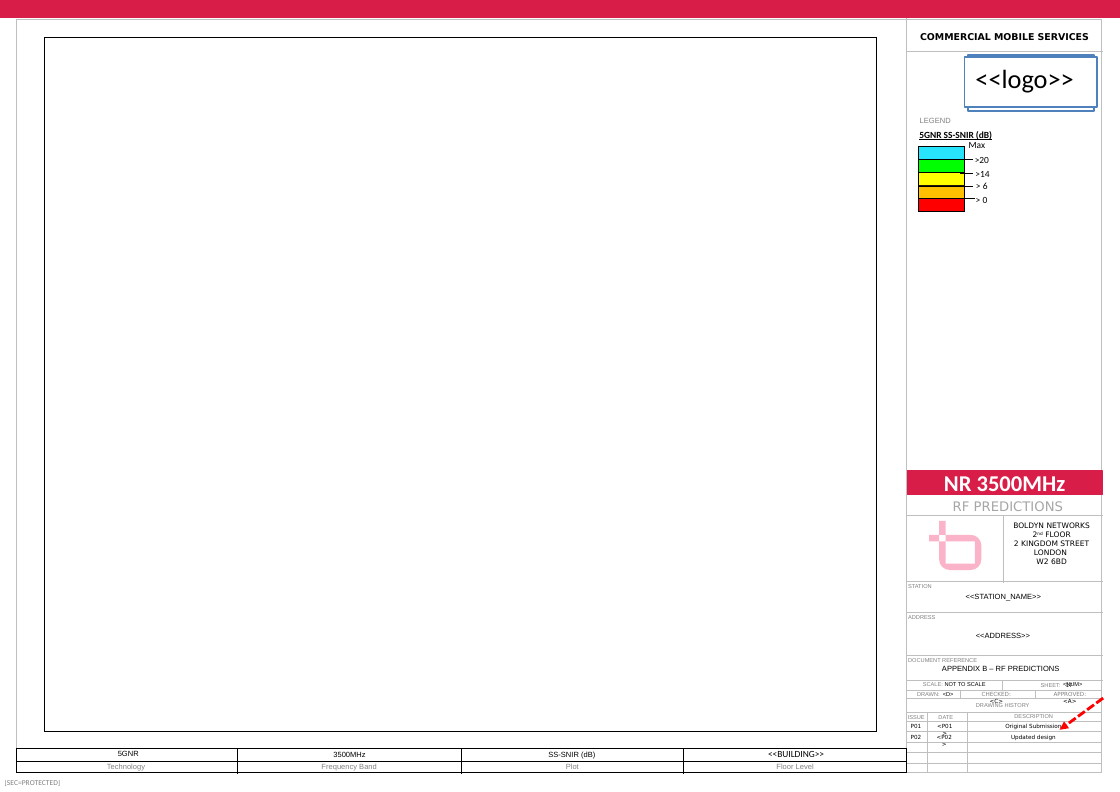
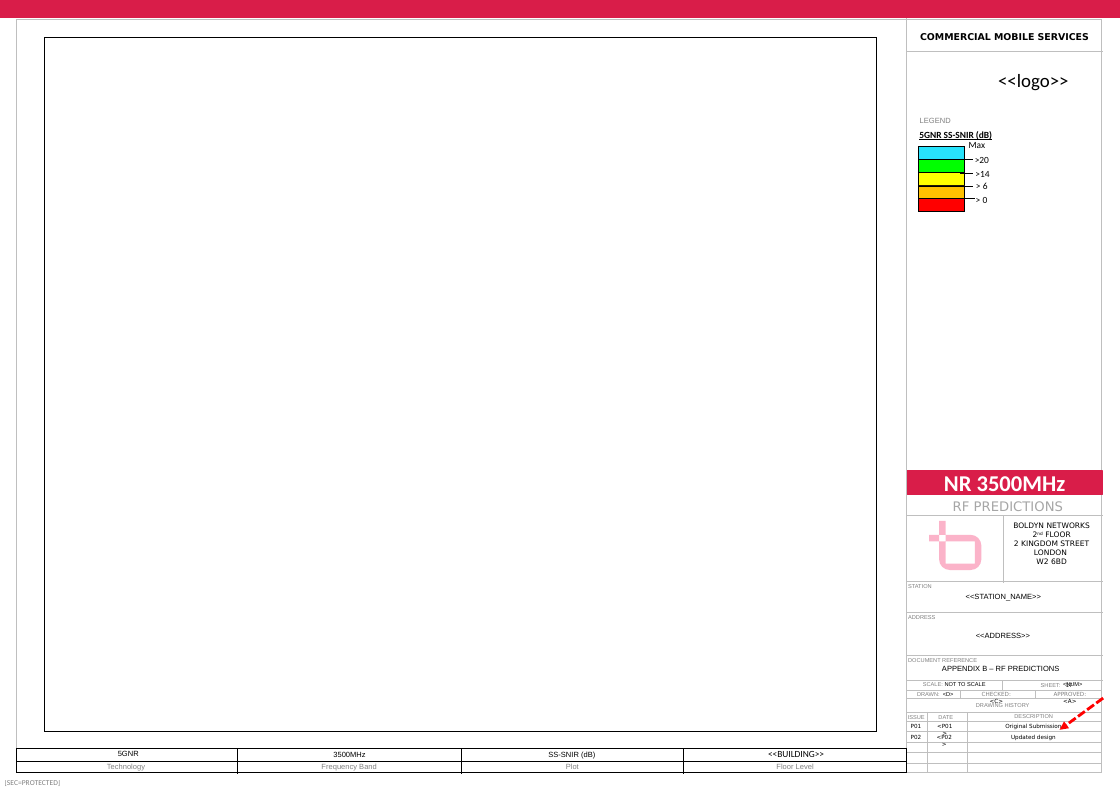
Before and after one commit to isaguven05/Appendix_A_Generator, a slide deck: slide 17 of templateB.pptx. Drawn at 1120x792 pixels with LibreOffice and Linux fonts; fonts in the diff are those of the drawing; background and template pictures are left out. Boxes give left, top, right and bottom in pixels: in the first picture for what was removed or moved away, otherwise in the second. Text is boxed around its words. In the diff, an @@ line names an element or a change of style, - is before the commit and + after.

```diff
--- a/templateB.pptx
+++ b/templateB.pptx
@@ rectangle removed at [964, 57, 1096, 107] @@
@@ rectangle removed at [968, 55, 1094, 111] @@
@@ text removed at [975, 69, 1073, 93] @@
-<<logo>>
@@ text at [998, 74, 1068, 91]: text changed; size 28 to 20 pt; text colour #FF0000 to #000000 @@
-OP LOGO
+<<logo>>
```
Also in this commit, not shown: 16 other slides changed, 2 other files.
